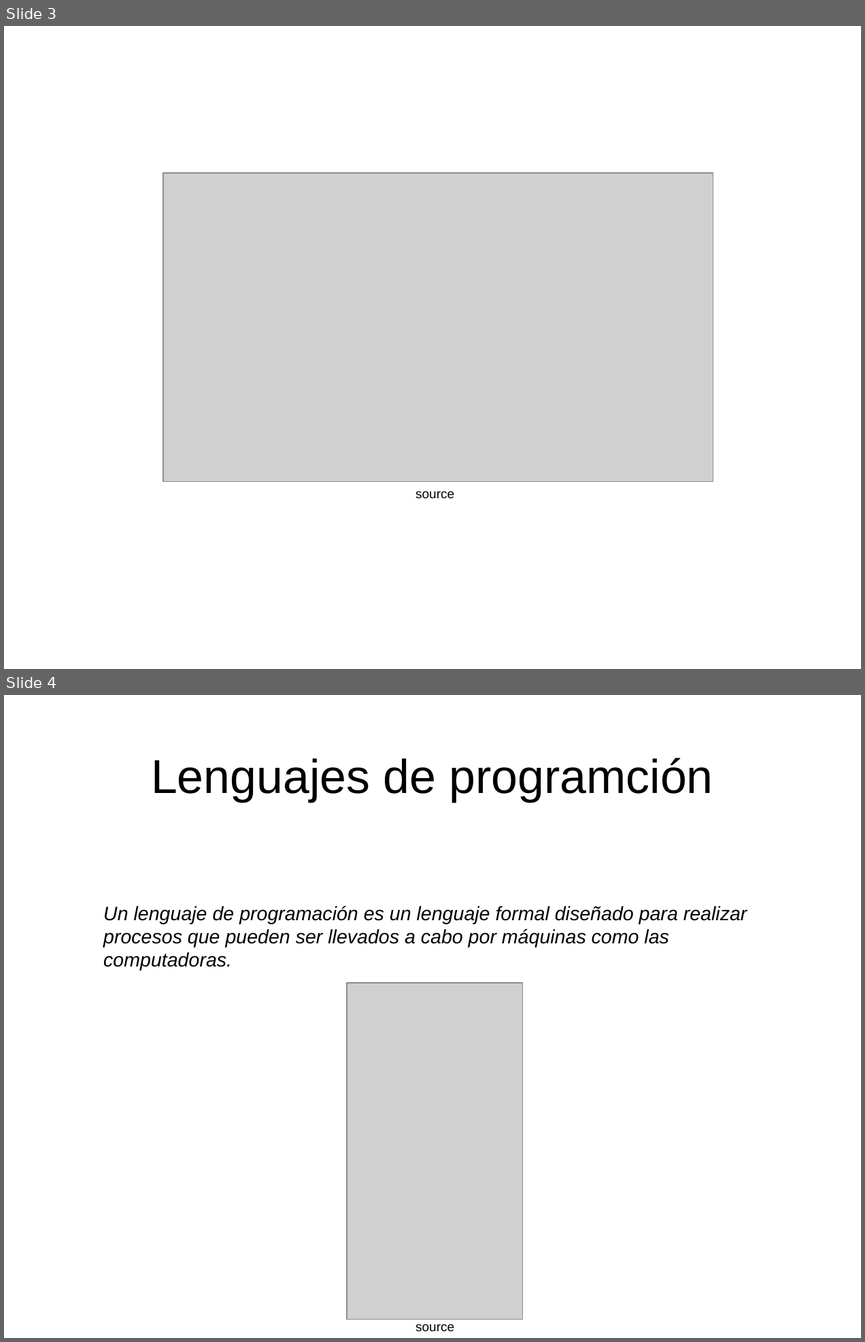
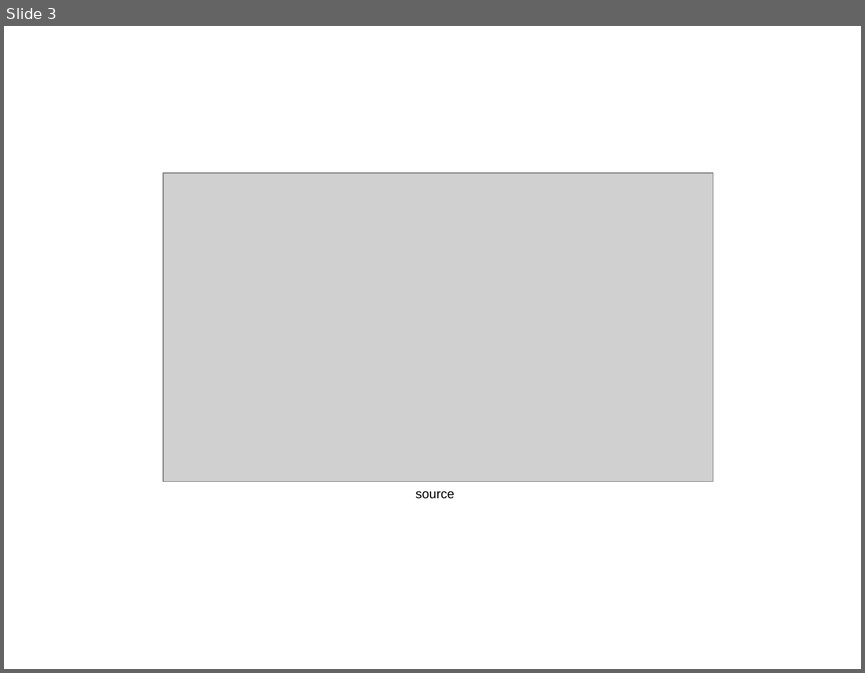
Before and after one commit to Achifaifa/slides, a slide deck: EE25-ply/ply.odp. Shown one above the other, each under a label of ours: slides 3 and 4 before the commit, slide 3 after it. The pictures are 865x1342 and 865x673 pixels, drawn with LibreOffice and Linux fonts; fonts in the diff are those of the drawing; grey boxes stand for pictures. Boxes give left, top, right and bottom in pixels: in the first picture for what was removed or moved away, otherwise in the second. Text is boxed around its words. In the diff, an @@ line names an element or a change of style, - is before the commit and + after.

```diff
--- a/EE25-ply/ply.odp
+++ b/EE25-ply/ply.odp
@@ slide 4 removed at [4,695,861,1338], background #FFFFFF @@
@@ title removed at [151,758,713,802] @@
-Lenguajes de programción
@@ text removed at [103,906,747,970] @@
-Un lenguaje de programación es un lenguaje formal diseñado para realizar procesos que pueden ser llevados a cabo por máquinas como las computadoras.
@@ picture removed at [347,983,523,1319] @@
@@ text removed at [415,1323,454,1331] @@
-source
```
Also in this commit, not shown: 3 slides changed, 23 slides added, 6 other slides removed, 6 other files.
